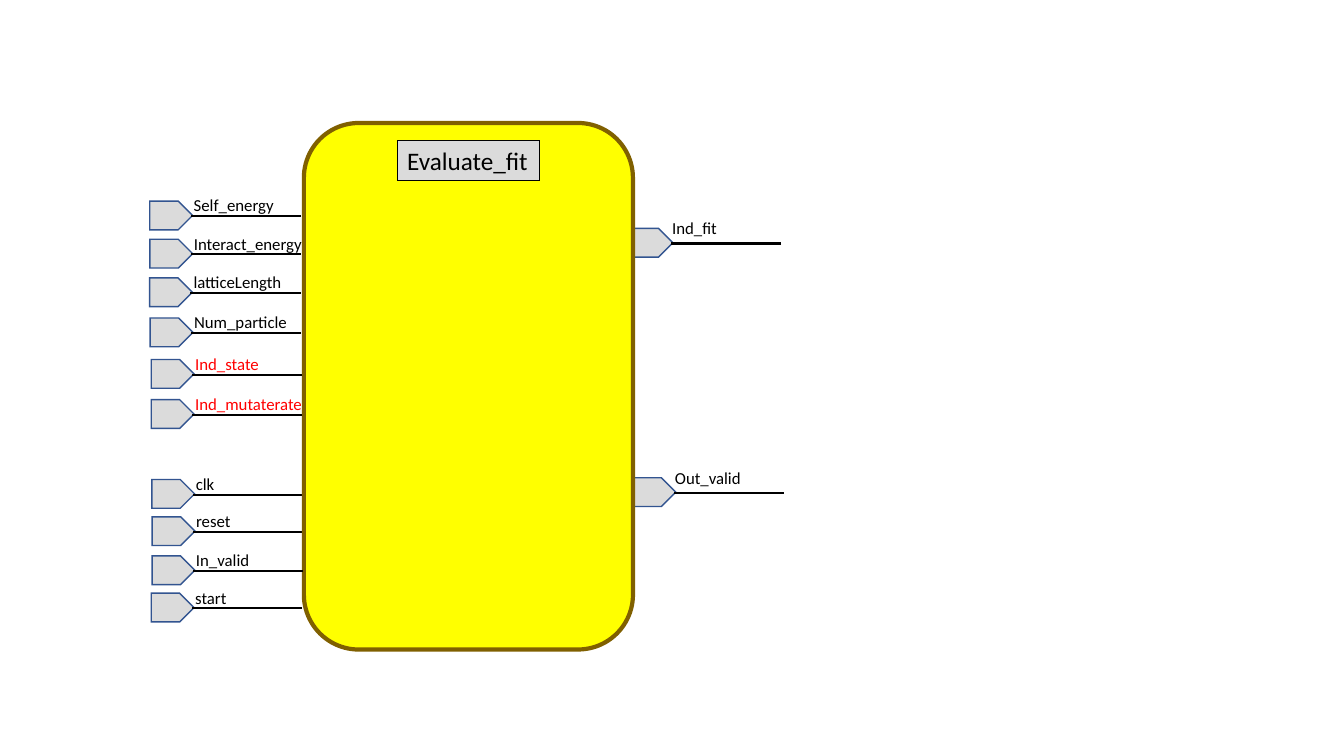
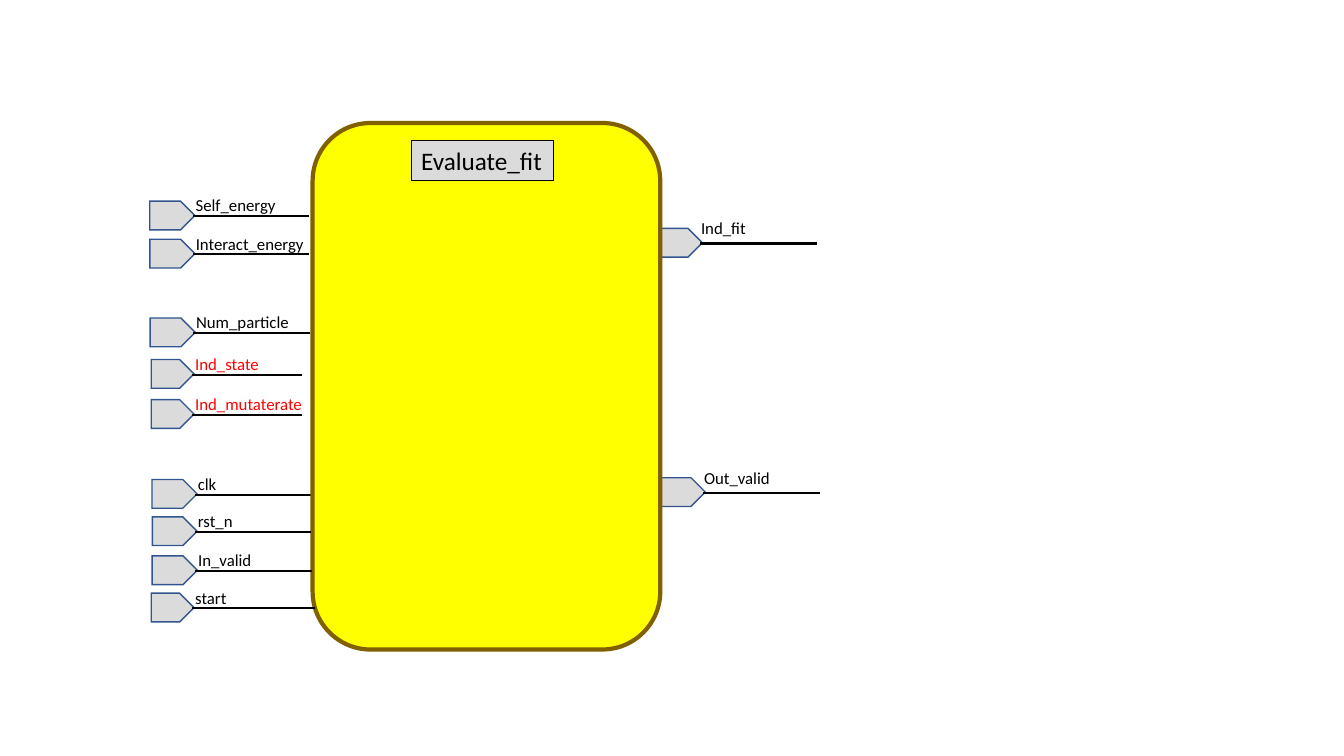
Before and after one commit to sicajc/EC_FINAL_PROJECT, a slide deck: slide 3 of EC_FINAL_PROJECT/EC_FINAL_PROJECT/doc/structure.pptx. Drawn at 1344x756 pixels with LibreOffice and Linux fonts; fonts in the diff are those of the drawing. Boxes give left, top, right and bottom in pixels: in the first picture for what was removed or moved away, otherwise in the second. Text is boxed around its words. In the diff, an @@ line names an element or a change of style, - is before the commit and + after.

```diff
--- a/EC_FINAL_PROJECT/EC_FINAL_PROJECT/doc/structure.pptx
+++ b/EC_FINAL_PROJECT/EC_FINAL_PROJECT/doc/structure.pptx
@@ rounded rectangle: place and size @@
-rounded rectangle at <box>303,123,632,649</box>
+rounded rectangle at <box>313,123,660,649</box>
@@ rectangle "Evaluate_fit": place and size @@
-rectangle "Evaluate_fit" at <box>397,140,539,180</box>
+rectangle "Evaluate_fit" at <box>411,140,554,180</box>
@@ line moved from (300, 216) - (191, 216) to (310, 216) - (193, 216) @@
@@ pentagon arrow: place and size @@
-pentagon arrow at <box>630,229,673,258</box>
+pentagon arrow at <box>657,229,703,258</box>
@@ text "Ind_fit": place and size @@
-text "Ind_fit" at <box>672,222,717,237</box>
+text "Ind_fit" at <box>701,222,746,237</box>
@@ line moved from (300, 254) - (191, 254) to (310, 254) - (193, 254) @@
@@ line moved from (781, 244) - (671, 244) to (817, 244) - (701, 244) @@
@@ pentagon arrow removed at <box>149,278,192,308</box> @@
@@ line removed from (300, 293) to (191, 293) @@
@@ text removed at <box>194,276,282,293</box> @@
-latticeLength
@@ line moved from (301, 333) - (191, 333) to (310, 333) - (194, 333) @@
@@ pentagon arrow: place and size @@
-pentagon arrow at <box>633,478,676,507</box>
+pentagon arrow at <box>660,478,706,507</box>
@@ text "Out_valid": place and size @@
-text "Out_valid" at <box>675,472,741,487</box>
+text "Out_valid" at <box>704,472,770,487</box>
@@ line moved from (302, 495) - (193, 495) to (312, 495) - (195, 495) @@
@@ line moved from (784, 493) - (674, 493) to (820, 493) - (704, 493) @@
@@ line moved from (303, 532) - (193, 532) to (311, 532) - (196, 532) @@
@@ text at <box>198,516,233,532</box>: text changed @@
-reset
+rst_n
@@ line moved from (303, 571) - (193, 571) to (312, 571) - (196, 571) @@
@@ line moved from (302, 608) - (192, 608) to (316, 608) - (192, 608) @@
```
Also in this commit, not shown: 3 other slides changed, 2 slides added, 2 slides removed, 15 other files.
